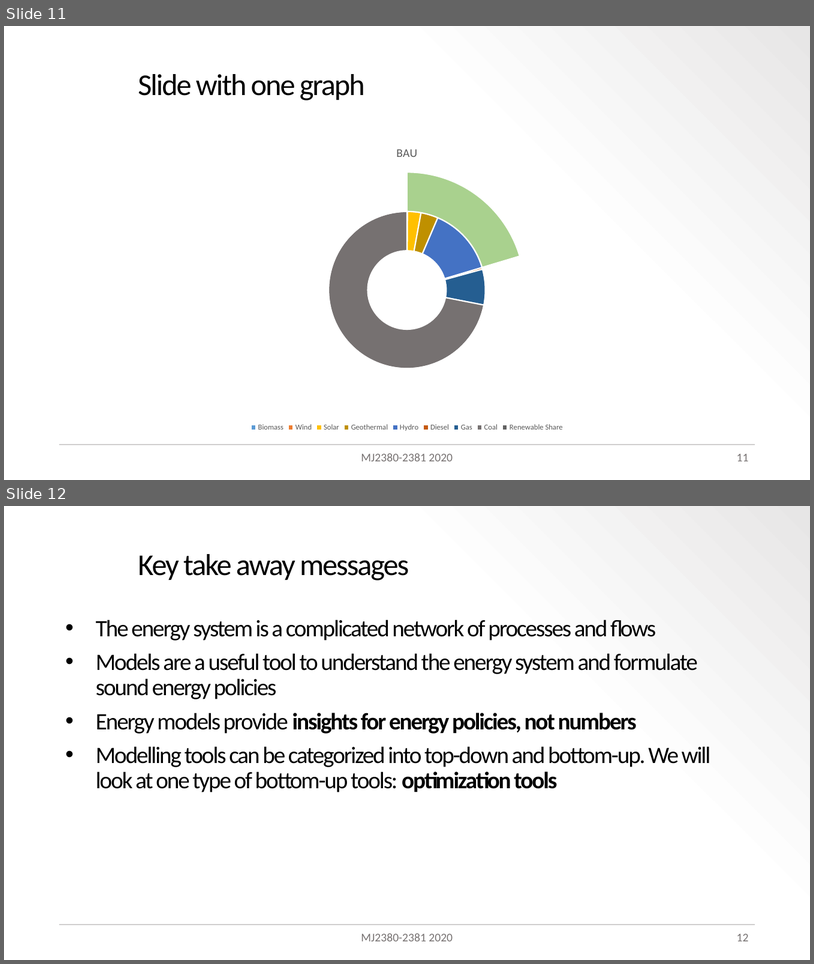
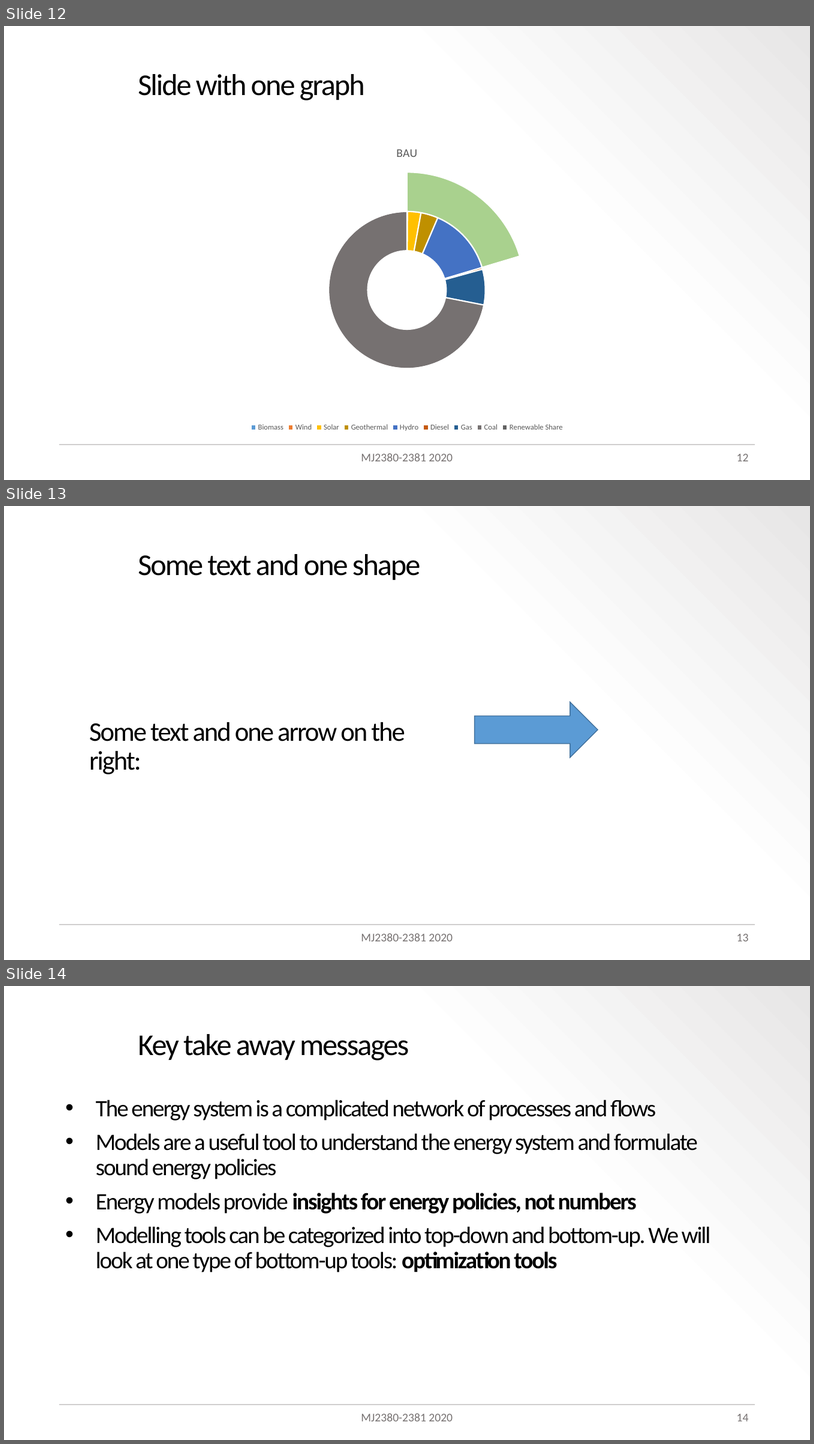
Before and after one commit to lorenzo-sani/teaching_kit, a slide deck: files/ppt_presentations/ppt_demo.pptx. Shown one above the other, each under a label of ours: slides 11 and 12 before the commit, slides 12, 13 and 14 after it. The pictures are 814x964 and 814x1444 pixels, drawn with LibreOffice and Linux fonts; fonts in the diff are those of the drawing; background and template pictures are left out. Boxes give left, top, right and bottom in pixels: in the first picture for what was removed or moved away, otherwise in the second. Text is boxed around its words. In the diff, an @@ line names an element or a change of style, - is before the commit and + after.

```diff
--- a/files/ppt_presentations/ppt_demo.pptx
+++ b/files/ppt_presentations/ppt_demo.pptx
@@ slide 13 added at (4, 506, 810, 960), background gradient #FFFFFF to #FDFDFD to #E7E6E6; not listed: 1 template element that a slide beside it also shows @@
@@ title added at (138, 554, 420, 580), 36 pt, text #000000 @@
+Some text and one shape
@@ right arrow added at (474, 702, 598, 757), fill #5B9BD5, outline #43739E 1 pt @@
@@ text added at (89, 722, 405, 774), 32 pt, text #000000 @@
+Some text and one arrow on the right:
@@ text added at (361, 933, 453, 941), 14 pt, text #767171 @@
+MJ2380-2381 2020
@@ page number added at (737, 933, 749, 941), 14 pt, text #767171 @@
+13
@@ what was slide 11 is now slide 12 @@
@@ page number at (737, 453, 749, 461): text changed @@
-11
+12
@@ what was slide 12 is now slide 14 @@
@@ page number at (737, 1413, 749, 1421): text changed @@
-12
+14
```
Also in this commit, not shown: 1 slide changed, 1 other slide added, 9 other files.
